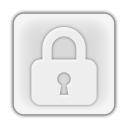
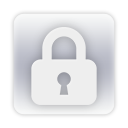
Revision of a layered 128×128 image; what changed, layer by layer:
pixels changed over [9, 9, 119, 119] (layer not identified)
